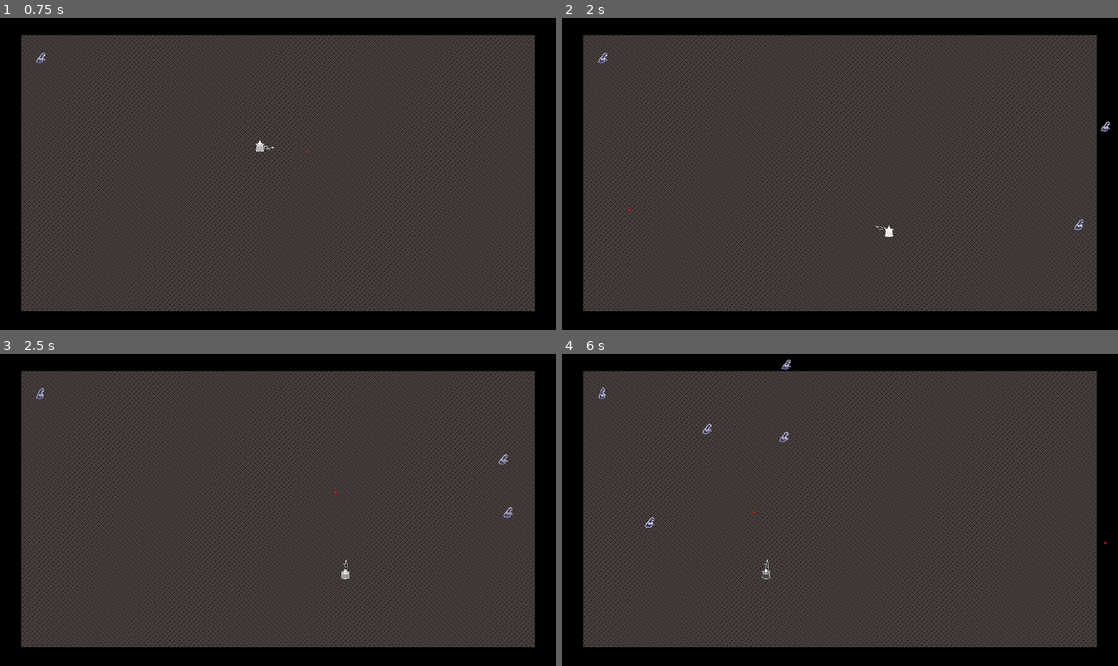
Above: before the commit, frames 1-4 (two rows, left to right).
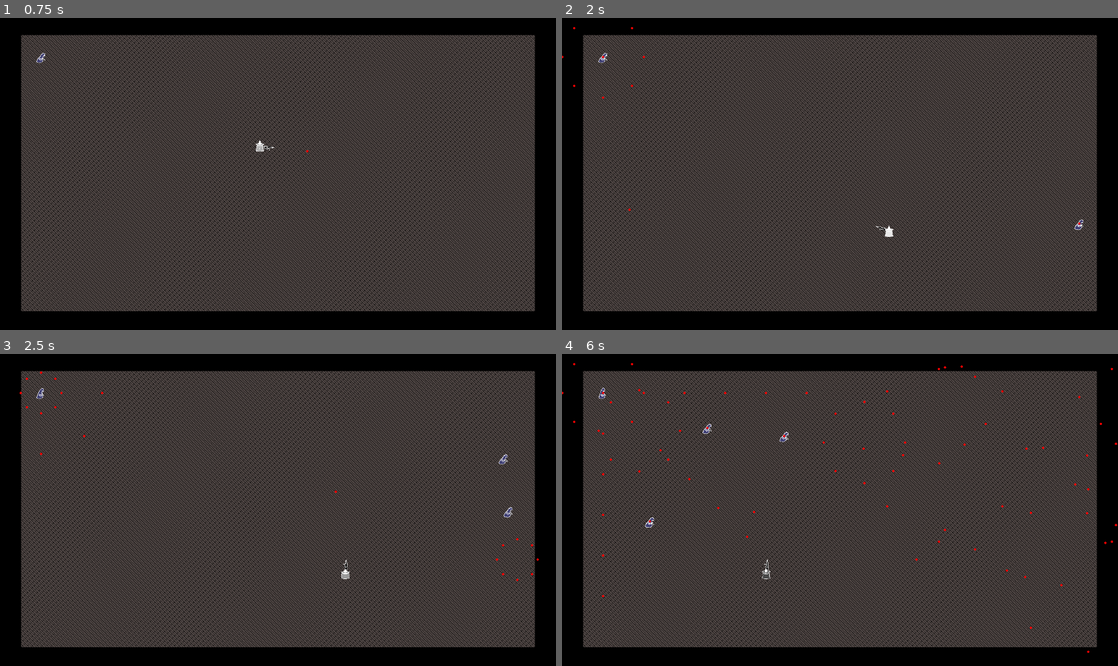
Above: after the commit, the same moments.

Repository: pablopenna/out-of-philosophers-stones
Game: Godot game, scene res://scenes/main.tscn
Same seed, same stepped clock (60 frames per second), same inputs: the game is played once before the commit and once after it.
Inputs (mouse positions are in pixels of both pictures, inside the frame that each line leads up to):
- Up to frame 1 (0.75 s): tap Enter at 0.5 s; move the mouse to (400, 158) at 0.52 s; hold D (move_right) from 0.53 s (still down); click (400, 158) at 0.6 s
- Up to frame 2 (2 s): move the mouse to (728, 189) at 1.27 s; release D (move_right) at 1.28 s; hold S (move_down) from 1.28 s (still down); click (728, 189) at 1.35 s
- Up to frame 3 (2.5 s): move the mouse to (333, 441) at 2.02 s; release S (move_down) at 2.03 s; hold D (move_right) from 2.03 s (still down); hold Shift (walk) from 2.03 s (still down); click (333, 441) at 2.3 s
- Up to frame 4 (6 s): move the mouse to (812, 572) at 2.77 s; release D (move_right) at 2.78 s; release Shift (walk) at 2.78 s; hold W (move_up) 2.78-3.53 s; click (812, 572) at 2.85 s; move the mouse to (1006, 556) at 3.52 s; hold A (move_left) 3.53-5.03 s; click (1006, 556) at 3.6 s; move the mouse to (673, 463) at 4.27 s; tap Shift (walk) at 4.35 s; click (673, 463) at 4.55 s; move the mouse to (867, 510) at 5.02 s; hold S (move_down) 5.03-5.78 s; click (867, 510) at 5.1 s; move the mouse to (756, 432) at 5.77 s; hold D (move_right) from 5.78 s (still down); click (756, 432) at 5.85 s

Frame 1 is identical in both runs. In frame 2, less than 0.1% of the frame differs, in the area x 0-99%, y 2-67%; in frame 3, less than 0.1%; in frame 4, 0.3%, in the area x 0-100%, y 1-96%.

Commit message:
Add shooting for enemies

Diff:
--- a/scenes/enemy/enemy.tscn
+++ b/scenes/enemy/enemy.tscn
@@ -1,11 +1,14 @@
-[gd_scene load_steps=11 format=3 uid="uid://ca6023cmew22i"]
+[gd_scene load_steps=14 format=3 uid="uid://ca6023cmew22i"]
 
 [ext_resource type="Script" path="res://scenes/enemy/enemy.gd" id="1_ia8fh"]
 [ext_resource type="Texture2D" uid="uid://byjnrfygc86ly" path="res://art/enemy_white_outline.png" id="2_8b7d0"]
 [ext_resource type="Script" path="res://scenes/common/state_manager.gd" id="3_slk6d"]
 [ext_resource type="Script" path="res://scenes/enemy/states/idle.gd" id="4_374nb"]
+[ext_resource type="Script" path="res://scenes/enemy/states/shoot.gd" id="5_fgmeb"]
 [ext_resource type="PackedScene" uid="uid://bvhpvjcuqvn16" path="res://scenes/hurtbox/hurtbox.tscn" id="5_qtfyk"]
 [ext_resource type="PackedScene" uid="uid://bivwencvg08tj" path="res://scenes/hp_manager/health_points_manager.tscn" id="6_o5h45"]
+[ext_resource type="PackedScene" uid="uid://b8yls0byl10aq" path="res://scenes/projectile/projectile_shooter.tscn" id="7_q66ql"]
+[ext_resource type="Script" path="res://scenes/enemy/pattern_shooter.gd" id="8_hgaiu"]
 
 [sub_resource type="RectangleShape2D" id="RectangleShape2D_nhs8a"]
 size = Vector2(22, 25)
@@ -59,11 +62,19 @@
 
 [node name="StateMachine" type="Node" parent="." node_paths=PackedStringArray("initial_state", "managed_entity")]
 script = ExtResource("3_slk6d")
-initial_state = NodePath("Idle")
+initial_state = NodePath("Shoot")
 managed_entity = NodePath("..")
 
 [node name="Idle" type="Node" parent="StateMachine"]
 script = ExtResource("4_374nb")
+
+[node name="Shoot" type="Node" parent="StateMachine" node_paths=PackedStringArray("pattern_shooter", "timer")]
+script = ExtResource("5_fgmeb")
+pattern_shooter = NodePath("../../PatternShooter")
+timer = NodePath("Timer")
+
+[node name="Timer" type="Timer" parent="StateMachine/Shoot"]
+autostart = true
 
 [node name="Hurtbox" parent="." instance=ExtResource("5_qtfyk")]
 collision_layer = 128
@@ -76,3 +87,11 @@
 [node name="HealthPointsManager" parent="." node_paths=PackedStringArray("hurtbox") instance=ExtResource("6_o5h45")]
 hurtbox = NodePath("../Hurtbox")
 health = 5
+
+[node name="ProjectileShooter" parent="." instance=ExtResource("7_q66ql")]
+projectile_scanned_layer = 32
+projectile_layer = 64
+
+[node name="PatternShooter" type="Node2D" parent="." node_paths=PackedStringArray("projectileShooter")]
+script = ExtResource("8_hgaiu")
+projectileShooter = NodePath("../ProjectileShooter")
--- /dev/null
+++ b/scenes/enemy/pattern_shooter.gd
@@ -0,0 +1,18 @@
+class_name PatternShooter extends Node2D
+
+@export var projectileShooter: ProjectileShooter
+const speed: int = 100
+const damage: int = 1
+const RADS_360: float = 2*PI
+
+func shoot_360(number_of_projectiles: int, base_direction: Vector2) -> void:
+	var direction_offset: float = RADS_360 / number_of_projectiles
+
+	for n in number_of_projectiles:
+		var direction: Vector2 = base_direction.rotated(direction_offset * n)
+		projectileShooter.shoot(
+			global_position,
+			direction,
+			speed,
+			damage
+		)
--- /dev/null
+++ b/scenes/enemy/states/shoot.gd
@@ -0,0 +1,14 @@
+extends State
+
+@export var pattern_shooter: PatternShooter
+@export var timer: Timer
+const number_of_projectiles: int = 8
+
+func enter(_context: Dictionary) -> void:
+	timer.timeout.connect(_shoot_now)
+
+func exit(_new_state: State) -> void:
+	timer.timeout.disconnect(_shoot_now)
+
+func _shoot_now() -> void:
+	pattern_shooter.shoot_360(number_of_projectiles, Vector2.RIGHT)
--- a/scenes/projectile/projectile.tscn
+++ b/scenes/projectile/projectile.tscn
@@ -7,9 +7,12 @@
 radius = 2.23607
 
 [node name="Projectile" type="Area2D"]
+collision_layer = 0
+collision_mask = 0
 script = ExtResource("1_rg803")
 
 [node name="Sprite2D" type="Sprite2D" parent="."]
+z_index = 1
 texture = ExtResource("2_3j6eo")
 
 [node name="CollisionShape2D" type="CollisionShape2D" parent="."]
--- a/scenes/projectile/projectile_shooter.gd
+++ b/scenes/projectile/projectile_shooter.gd
@@ -1,7 +1,8 @@
 class_name ProjectileShooter extends Node2D
 
 @export var projectileScene: PackedScene
-var projectile_scanned_layer: int
+@export_flags_2d_physics var projectile_scanned_layer: int
+@export_flags_2d_physics var projectile_layer: int
 
 func shoot(
 	initial_position: Vector2,
@@ -11,7 +12,7 @@
 ) -> void:
 	var projectile: Projectile = projectileScene.instantiate()
 
-	# projectile.collision_layer = projectile_layer
+	projectile.collision_layer = self.projectile_layer
 	projectile.collision_mask = self.projectile_scanned_layer
 	projectile.direction = direction
 	projectile.speed = speed
